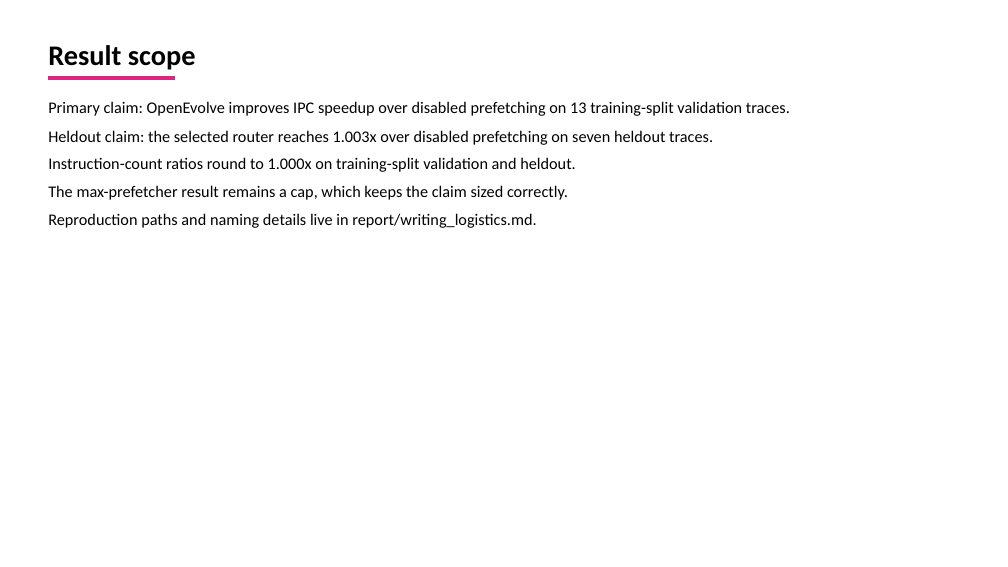
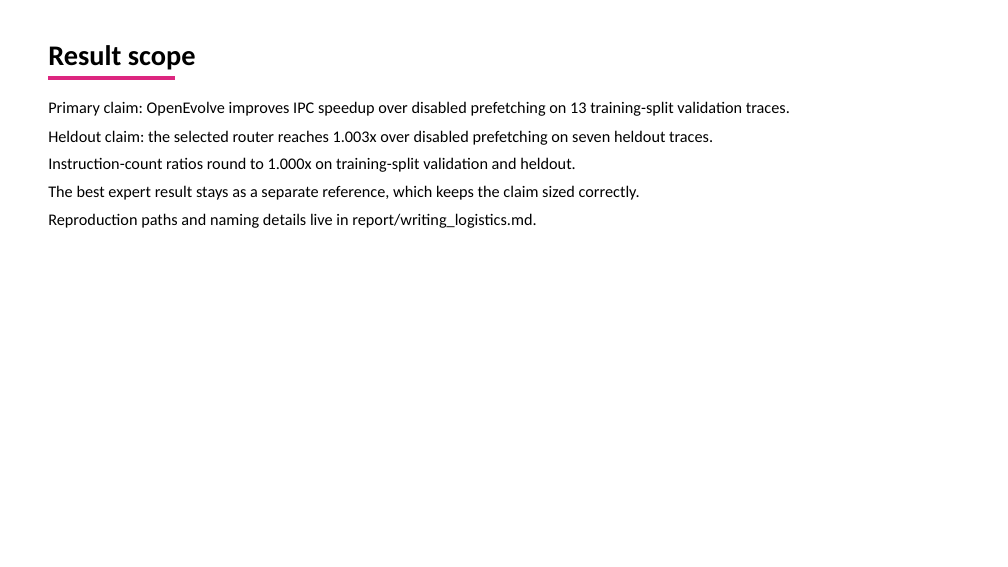
Before and after one commit to GithuBarry/Mixture-of-Prefetchers, a slide deck: slide 8 of slides/mop_stage2_final/output/output.pptx. Drawn at 1008x567 pixels with LibreOffice and Linux fonts; fonts in the diff are those of the drawing. Boxes give left, top, right and bottom in pixels: in the first picture for what was removed or moved away, otherwise in the second. Text is boxed around its words. In the diff, an @@ line names an element or a change of style, - is before the commit and + after.

```diff
--- a/slides/mop_stage2_final/output/output.pptx
+++ b/slides/mop_stage2_final/output/output.pptx
@@ text at [48,185,640,200]: text changed @@
-The max-prefetcher result remains a cap, which keeps the claim sized correctly.
+The best expert result stays as a separate reference, which keeps the claim sized correctly.
```
Also in this commit, not shown: 4 other slides changed, 18 other files.
